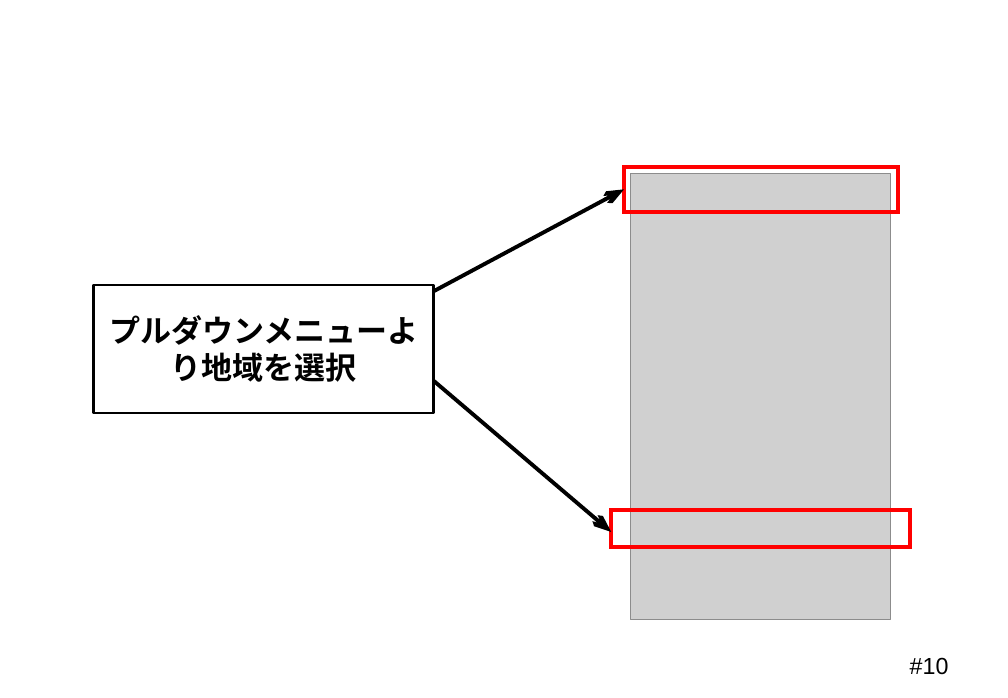
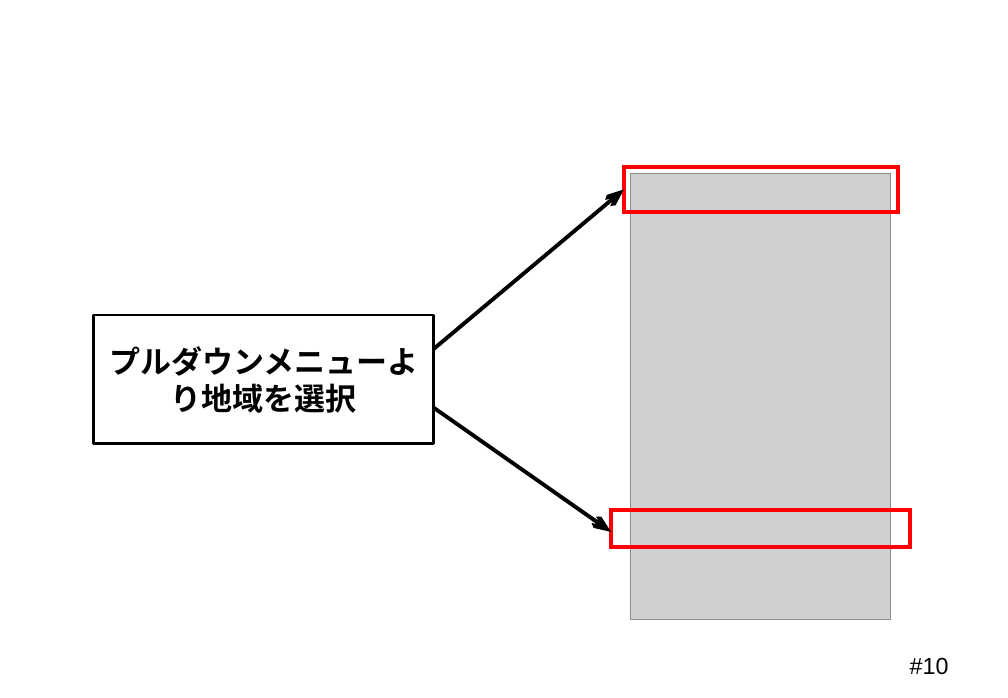
Before and after one commit to Mocchy2/graduation-thesis, a slide deck: slide 10 of 卒業論文 発表用スライド.pptx. Drawn at 1008x698 pixels with LibreOffice and Linux fonts; fonts in the diff are those of the drawing; grey boxes stand for pictures; background and template pictures are left out. Boxes give left, top, right and bottom in pixels: in the first picture for what was removed or moved away, otherwise in the second. Text is boxed around its words. In the diff, an @@ line names an element or a change of style, - is before the commit and + after.

Commit message:
スライドの変更7

```diff
--- a/卒業論文 発表用スライド.pptx
+++ b/卒業論文 発表用スライド.pptx
@@ arrow moved from (434, 291) - (625, 189) to (434, 349) - (625, 189) @@
@@ rectangle "プルダウンメニューより地域を選択": place and size @@
-rectangle "プルダウンメニューより地域を選択" at (94, 285, 434, 413)
+rectangle "プルダウンメニューより地域を選択" at (94, 316, 434, 444)
@@ arrow moved from (434, 381) - (612, 532) to (434, 408) - (612, 532) @@
```
